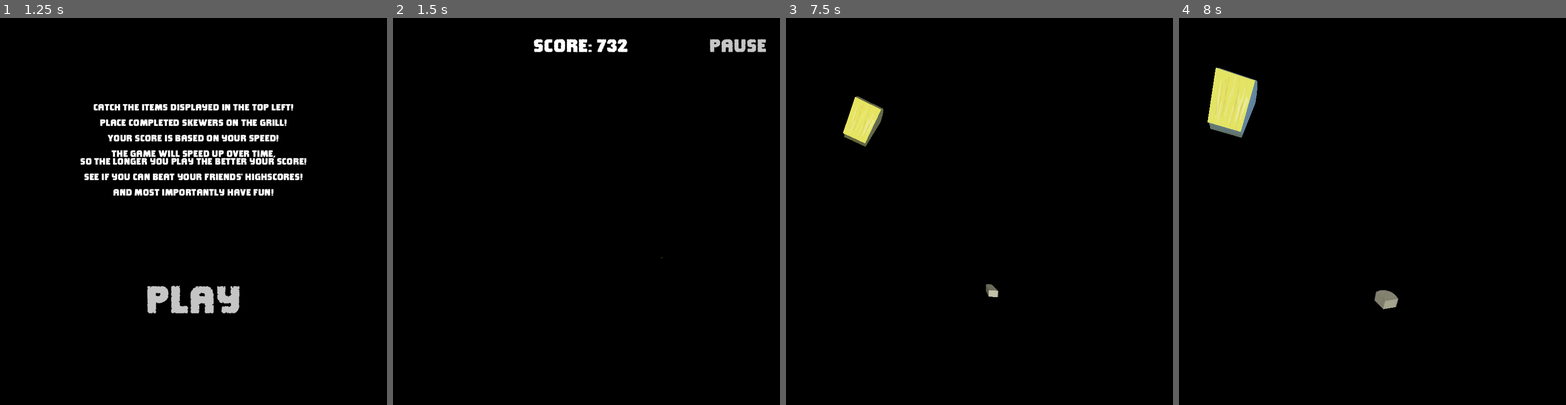
Above: before the commit, frames 1-4 (left to right).
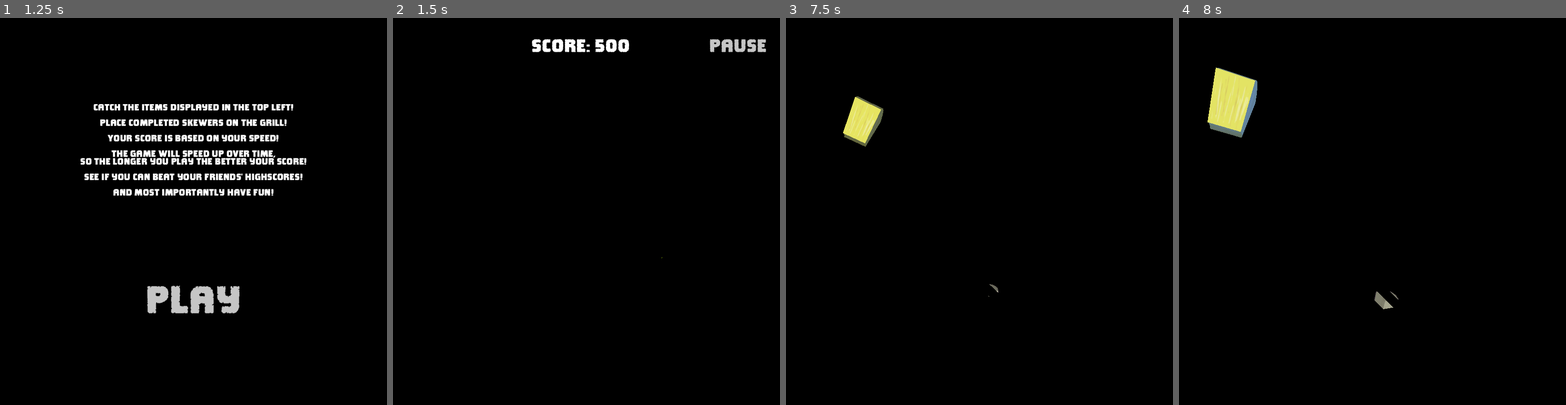
Above: after the commit, the same moments.

Repository: MichaelDawe/skewer_it
Game: Godot game, scene res://main.tscn
The game is run twice, just before and just after one commit, with the same random seed, the same clock (stepped at 60 frames per second) and the same inputs.
Inputs (mouse positions are in pixels of both pictures, inside the frame that each line leads up to):
- Up to frame 1 (1.25 s): click "PLAY" at 0.5 s
- Up to frame 2 (1.5 s): click "Play" at 1.25 s
- Up to frame 3 (7.5 s): click "pause" at 2 s; click "Resume" at 2.75 s; tap Enter at 3.5 s; move the mouse to (1064, 192) at 3.52 s; move the mouse to (902, 230) at 4.27 s; move the mouse to (1018, 126) at 5.02 s; move the mouse to (960, 288) at 5.77 s; move the mouse to (1095, 269) at 6.52 s; move the mouse to (863, 153) at 7.27 s
- Up to frame 4 (8 s): no input

Frame 1 is identical in both runs. In frame 2, 0.4% of the frame differs, in the area x 35-61%, y 5-9%; in frame 3, less than 0.1%; in frame 4, 0.1%.

Commit message:
broke some stuff, backup before breaking it more

Diff:
--- a/main.gd
+++ b/main.gd
@@ -6,6 +6,8 @@
 var spawnNowQ = 5.5 # time, in seconds, since last spawn.
 var spawnInterval = 2.0 # time, in seconds, for each item to spawn, at the startttt.
 var score = 0.0 # score
+var xPixels # stuff to devide mouse input by.
+var yPixels
 
 # Called when the node enters the scene tree for the first time.
 func _ready():
@@ -31,6 +33,9 @@
 		n.set_meta("spawned", false)
 	# reset skewer to be hidden
 	$Skewer.position = Vector3(0.0, 0.0, 128)
+
+	# setup mouse picqealkjngf
+	yPixels = get_viewport().size.y / 9
 
 
 # Called every frame. 'delta' is the elapsed time since the previous frame.
@@ -81,10 +86,10 @@
 		# render skewer
 		# print(get_viewport().get_mouse_position())
 		$Skewer.position = Vector3(
-			(get_viewport().get_mouse_position().x / 111) - 4,
-			0.0 - ((get_viewport().get_mouse_position().y / 111) - 4),
+			(get_viewport().get_mouse_position().x / yPixels) - 4,
+			0.0 - ((get_viewport().get_mouse_position().y / yPixels) - 4),
 			55)
-		score = get_viewport().get_mouse_position().y
+		score = get_viewport().get_mouse_position().x
 
 		# process score
 
